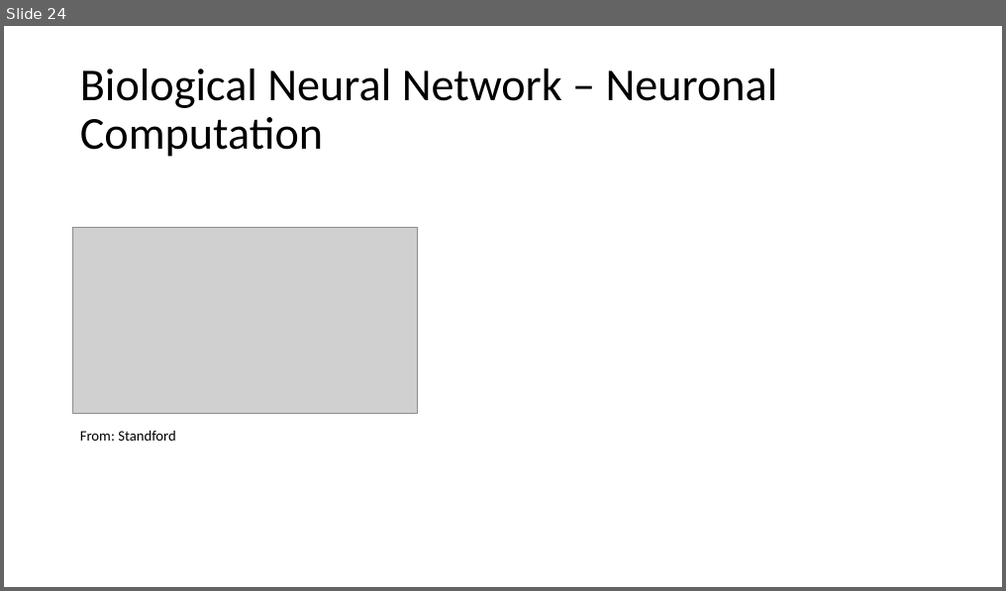
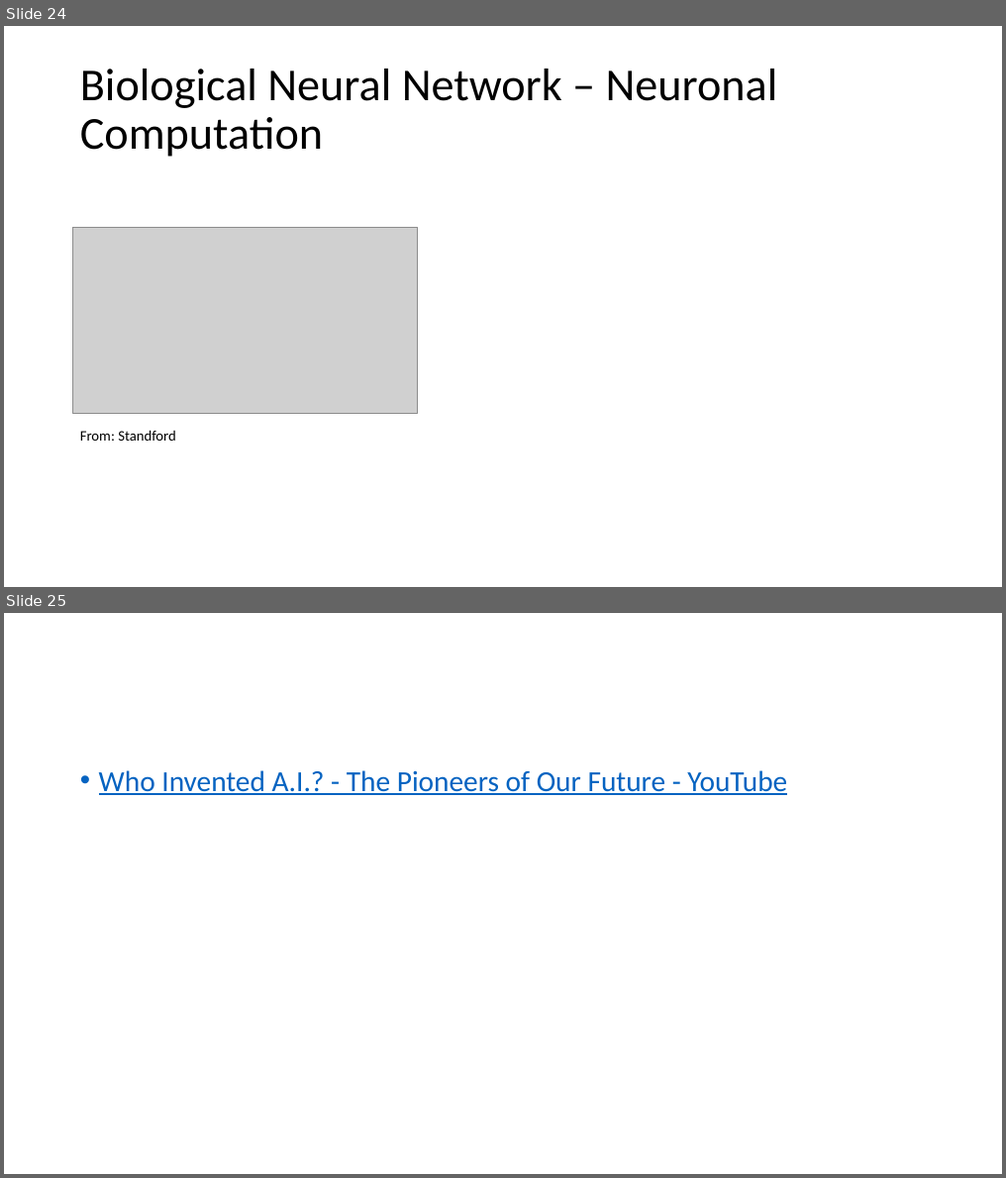
Before and after one commit to tnguyen7s/ai-cloud-club-semo, a slide deck: pp/digit-classification&intro-to-fully-connected-neural-network.pptx. Shown one above the other, each under a label of ours: slide 24 before the commit, slides 24 and 25 after it. The pictures are 1006x591 and 1006x1178 pixels, drawn with LibreOffice and Linux fonts; fonts in the diff are those of the drawing; grey boxes stand for pictures. Boxes give left, top, right and bottom in pixels: in the first picture for what was removed or moved away, otherwise in the second. Text is boxed around its words. In the diff, an @@ line names an element or a change of style, - is before the commit and + after.

```diff
--- a/pp/digit-classification&intro-to-fully-connected-neural-network.pptx
+++ b/pp/digit-classification&intro-to-fully-connected-neural-network.pptx
@@ slide 25 added at (x1=4, y1=613, x2=1002, y2=1174), background #FFFFFF @@
@@ text added at (x1=99, y1=770, x2=787, y2=795), 28 pt, text #0563C1, underline @@
+• Who Invented A.I.? - The Pioneers of Our Future - YouTube
```
Also in this commit, not shown: 1 slide changed.
